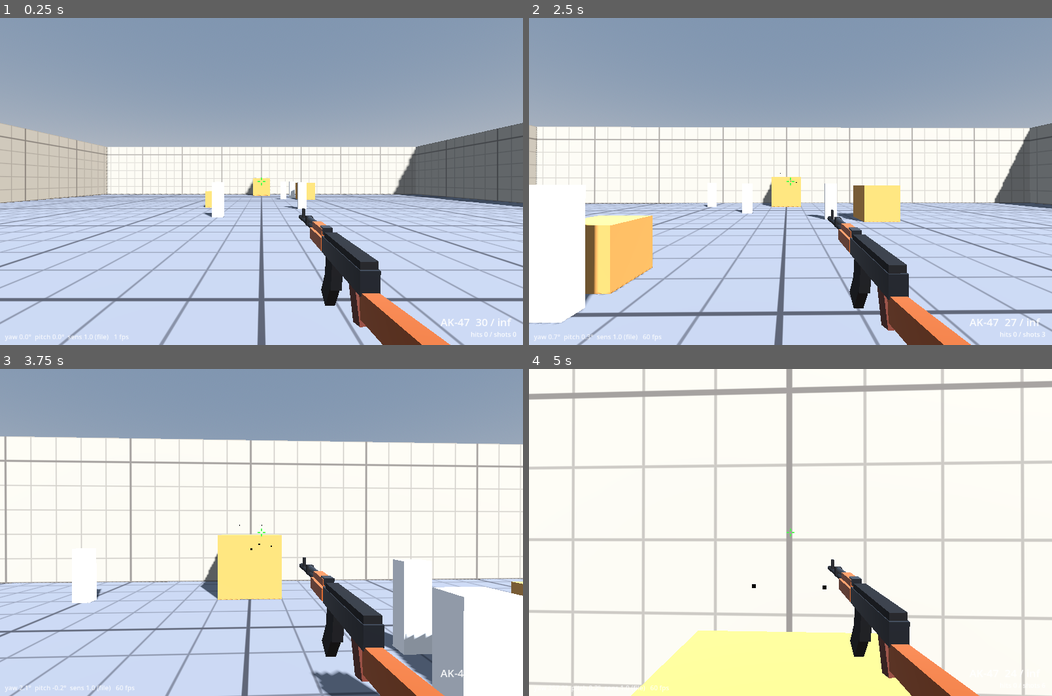
Above: before the commit, frames 1-4 (two rows, left to right).
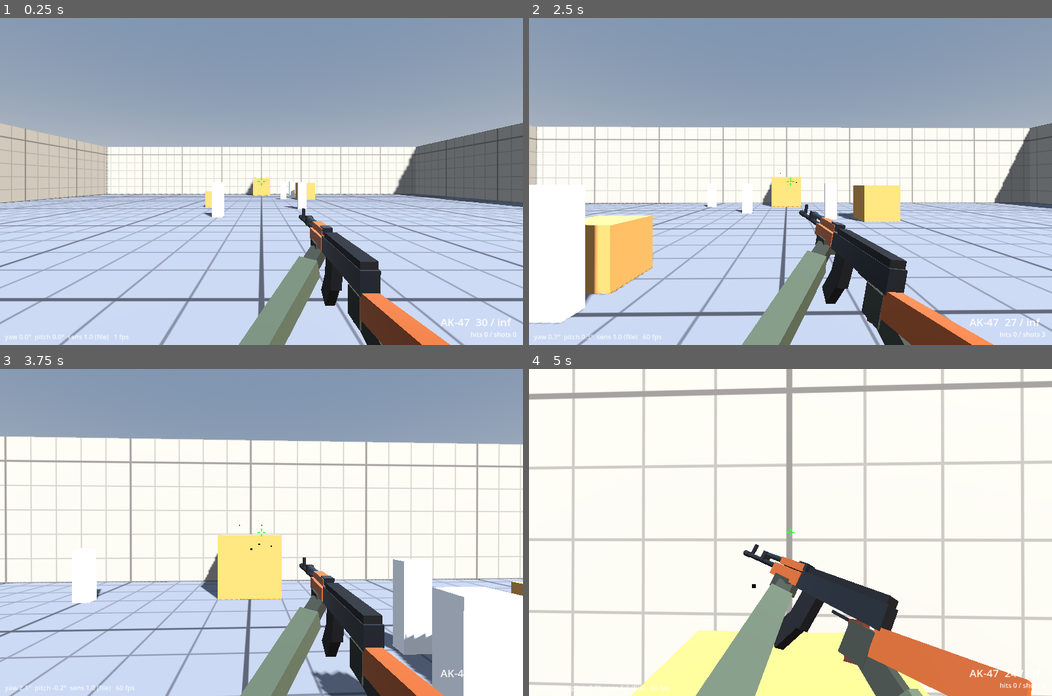
Above: after the commit, the same moments.

Repository: chang814/deploy-lab
Game: Godot game, scene res://scenes/main.tscn
The game is run twice, just before and just after one commit, with the same random seed, the same clock (stepped at 60 frames per second) and the same inputs.
Inputs (mouse positions are in pixels of both pictures, inside the frame that each line leads up to):
- Up to frame 1 (0.25 s): no input
- Up to frame 2 (2.5 s): tap Enter at 0.5 s; move the mouse to (816, 181) at 0.52 s; hold W from 0.53 s (still down); tap F at 0.6, 1.35, 2.3 s; click (816, 181) at 0.67 s; tap Space at 0.77, 1.52 s; move the mouse to (764, 181) at 1.27 s; click (764, 181) at 1.42 s; move the mouse to (800, 174) at 2.02 s; tap C at 2.1 s; click (800, 174) at 2.17 s
- Up to frame 3 (3.75 s): keep holding W; move the mouse to (256, 539) at 2.77 s; tap N at 2.85 s; click (256, 539) at 2.92 s; tap Space at 3.02 s; tap F at 3.05 s; move the mouse to (298, 535) at 3.52 s; tap Z at 3.6 s; click (298, 535) at 3.67 s
- Up to frame 4 (5 s): keep holding W; tap Space at 3.77, 4.52 s; tap F at 3.8, 4.55 s; move the mouse to (748, 529) at 4.27 s; tap Shift at 4.35 s; click (748, 529) at 4.42 s

The runs differ from the first frame. In frame 1, 2.4% of the frame differs, in the area x 45-74%, y 67-100%; in frame 2, 5.6%; in frame 3, 2.4%; in frame 4, 11%, in the area x 31-97%, y 53-100%.

Commit message:
feat(v0.2): knife light/heavy attacks and inspect; edge-leading slashes; profile-extruded knife; first-person arms
- Knife: left = alternating diagonal slashes with the edge leading the cut, right = stab with
  the point (alt_interval_s 1.0 s), F = inspect (also for guns), interrupted by firing/switching
- New knife model extruded from a 2D outline (clip point, curved edge, bright grind, finger grooves)
- Gloved hands and sleeves for rifle, pistol and knife
- WeaponState: optional right-click secondary attack (alt_interval_s); tests for timing and poses

Refs #41.
Agent: claude

Diff:
--- a/data/weapons/weapons.json
+++ b/data/weapons/weapons.json
@@ -16,6 +16,9 @@
 		"bob_x_m": 0.008,
 		"bob_y_m": 0.006,
 		"slash_s": 0.3,
+		"stab_s": 0.55,
+		"inspect_knife_s": 3.2,
+		"inspect_gun_s": 2.6,
 		"tracer_s": 0.06
 	},
 	"weapons": [
@@ -50,6 +53,7 @@
 			"automatic": true,
 			"magazine": 0,
 			"reload_s": 0.0,
+			"alt_interval_s": 1.0,
 			"range_m": 1.5
 		}
 	]
--- a/src/core/weapon_state.gd
+++ b/src/core/weapon_state.gd
@@ -13,6 +13,7 @@
 ## - 非自动武器每次开火后必须松开扳机才能再开；自动武器按 fire_interval_s 连发
 ## - 弹匣打空后扣扳机自动换弹；R 手动换弹（弹匣不满时）；备弹无限
 ## - magazine = 0 表示不用弹药（刀）
+## - alt_interval_s > 0 的武器有右键副攻击（刀的重击）：左键优先；副攻击与主攻击共用「下一次可攻击时刻」
 
 enum State { DRAWING, READY, RELOADING }
 
@@ -32,6 +33,8 @@
 var _trigger_released: bool = true
 var _pending_switch: String = "" # 本 tick 之前收到的切枪请求（下一个 tick 处理）
 var _pending_reload: bool = false
+## 最近一次 tick 开火时用的是不是副攻击（右键）
+var last_fire_alt: bool = false
 
 
 ## weapon_list：参数字典数组；start_id：开局手里的武器（立即可用，不需要拔出）。
@@ -92,8 +95,9 @@
 
 
 ## 推进一个 tick。trigger_held：这一 tick 扳机（左键）是否按着。返回这一 tick 是否开火。
-func tick(trigger_held: bool) -> bool:
+func tick(trigger_held: bool, alt_held: bool = false) -> bool:
 	now_s += tick_s
+	last_fire_alt = false
 	if not _pending_switch.is_empty():
 		_switch_to(_pending_switch)
 		_pending_switch = ""
@@ -110,6 +114,11 @@
 			_start_reload()
 	if not trigger_held:
 		_trigger_released = true
+	if state == State.READY and not trigger_held and alt_held and float(w.get("alt_interval_s", 0.0)) > 0.0 \
+			and now_s >= next_fire_s - EPS_S:
+		next_fire_s = now_s + float(w["alt_interval_s"])
+		last_fire_alt = true
+		return true
 	if state != State.READY or not trigger_held:
 		return false
 	if uses_ammo and ammo[current] <= 0:
--- a/src/game/viewmodels.gd
+++ b/src/game/viewmodels.gd
@@ -9,6 +9,21 @@
 const BLADE: Color = Color(0.78, 0.8, 0.83)
 const AK_WOOD: Color = Color(0.55, 0.27, 0.1)      # 上漆的桦木 / 胡桃木色
 const BAKELITE: Color = Color(0.32, 0.12, 0.06)    # 胶木（深红棕）
+const GLOVE: Color = Color(0.17, 0.18, 0.15)       # 战术手套
+const SLEEVE: Color = Color(0.27, 0.3, 0.24)       # 袖子
+
+
+## 手 + 前臂：hand_pos 为手掌中心，前臂从手腕向「下后方」伸出画面（arm_dir 为前臂方向的欧拉角，度）。
+static func _arm(parent: Node3D, hand_pos: Vector3, hand_size: Vector3, arm_rot_deg: Vector3) -> void:
+	var glove: StandardMaterial3D = _mat(GLOVE, 0.0, 0.85)
+	var sleeve: StandardMaterial3D = _mat(SLEEVE, 0.0, 0.9)
+	_box(parent, hand_size, hand_pos, glove)
+	var arm: Node3D = Node3D.new()
+	arm.position = hand_pos
+	arm.rotation_degrees = arm_rot_deg
+	parent.add_child(arm)
+	_box(arm, Vector3(0.05, 0.05, 0.09), Vector3(0, 0, 0.07), glove)       # 手腕 / 护腕
+	_box(arm, Vector3(0.07, 0.07, 0.4), Vector3(0, 0, 0.31), sleeve)      # 前臂（袖子）
 
 
 static func _mat(c: Color, metallic: float = 0.6, rough: float = 0.45) -> StandardMaterial3D:
@@ -47,6 +62,17 @@
 	return mi
 
 
+## 把 xy 平面上的轮廓挤出成厚度为 depth 的薄片：轮廓 x 轴对齐武器的前方（-Z），y 轴向上，厚度沿 X 居中。
+static func _prism(parent: Node3D, outline: PackedVector2Array, depth: float, mat: Material) -> void:
+	var p: CSGPolygon3D = CSGPolygon3D.new()
+	p.polygon = outline
+	p.depth = depth
+	p.material = mat
+	p.rotation_degrees = Vector3(0, 90, 0)   # 轮廓 x → -Z（前方），挤出方向 → X
+	p.position = Vector3(depth / 2.0, 0, 0)  # 厚度居中
+	parent.add_child(p)
+
+
 static func _muzzle(parent: Node3D, pos: Vector3) -> void:
 	var m: Marker3D = Marker3D.new()
 	m.name = "Muzzle"
@@ -82,20 +108,33 @@
 			_box(root, Vector3(0.03, 0.09, 0.038), Vector3(0, -0.045, 0.0), bakelite, Vector3(-18, 0, 0))  # 握把
 			_box(root, Vector3(0.04, 0.062, 0.22), Vector3(0, -0.012, 0.15), wood, Vector3(-7, 0, 0))       # 枪托（向后下倾）
 			_muzzle(root, Vector3(0, 0.036, -0.755))
+			_arm(root, Vector3(0.004, -0.045, 0.01), Vector3(0.05, 0.075, 0.065), Vector3(28, 8, 0))     # 右手握把
+			_arm(root, Vector3(-0.004, -0.012, -0.33), Vector3(0.06, 0.05, 0.08), Vector3(22, -38, 0))  # 左手托护木
 		"pistol":
 			_box(root, Vector3(0.035, 0.045, 0.19), Vector3(0, 0.04, -0.07), metal)          # 套筒
 			_box(root, Vector3(0.032, 0.03, 0.15), Vector3(0, 0.005, -0.05), dark)           # 枪身
 			_box(root, Vector3(0.03, 0.11, 0.045), Vector3(0, -0.05, 0.0), dark, Vector3(14, 0, 0))  # 握把
 			_muzzle(root, Vector3(0, 0.04, -0.17))
+			_arm(root, Vector3(0.002, -0.045, 0.005), Vector3(0.05, 0.075, 0.06), Vector3(26, 6, 0))     # 右手握把
+			_arm(root, Vector3(-0.03, -0.06, 0.02), Vector3(0.045, 0.06, 0.06), Vector3(24, -30, 0))     # 左手托底
 		"knife":
-			# 战术直刀：刀刃在下（-Y），刀背在上；刀尖用两段斜切的薄片收窄
-			var steel: StandardMaterial3D = _mat(BLADE, 0.9, 0.2)
-			_box(root, Vector3(0.005, 0.034, 0.15), Vector3(0, 0.012, -0.125), steel)                    # 刀身
-			_box(root, Vector3(0.005, 0.026, 0.05), Vector3(0, 0.006, -0.212), steel, Vector3(-16, 0, 0))  # 刀尖下斜（刃口上挑）
-			_box(root, Vector3(0.005, 0.014, 0.04), Vector3(0, 0.022, -0.222), steel, Vector3(14, 0, 0))   # 刀尖上斜（假刃）
-			_box(root, Vector3(0.0055, 0.004, 0.12), Vector3(0, 0.02, -0.12), _mat(DARK, 0.6, 0.4))        # 血槽
-			_box(root, Vector3(0.036, 0.016, 0.012), Vector3(0, 0.01, -0.046), metal)                     # 护手
-			_box(root, Vector3(0.024, 0.032, 0.1), Vector3(0, 0.006, 0.01), dark)                         # 刀柄
-			_box(root, Vector3(0.026, 0.026, 0.014), Vector3(0, 0.006, 0.066), metal)                     # 柄尾
-			_muzzle(root, Vector3(0, 0.01, -0.24))
+			# 战术直刀（原创造型）：用 2D 轮廓挤出成形。轮廓坐标 (x = 沿刀身向前, y = 向上)，单位米；
+			# 刀刃在下（-Y）、刀背在上；刃口带弧度上挑到刀尖，刀背前段斜切（clip point）
+			var steel: StandardMaterial3D = _mat(BLADE, 0.95, 0.18)
+			var bevel: StandardMaterial3D = _mat(Color(0.9, 0.92, 0.95), 1.0, 0.08)
+			var grip: StandardMaterial3D = _mat(Color(0.12, 0.13, 0.12), 0.0, 0.9)
+			_prism(root, PackedVector2Array([          # 刀身
+				Vector2(0.0, 0.016), Vector2(0.135, 0.016), Vector2(0.205, 0.003), Vector2(0.19, -0.004),
+				Vector2(0.165, -0.012), Vector2(0.12, -0.0165), Vector2(0.0, -0.0165)]), 0.0035, steel)
+			_prism(root, PackedVector2Array([          # 开刃磨面（沿刃口的一条亮带）
+				Vector2(0.008, -0.009), Vector2(0.12, -0.009), Vector2(0.162, -0.005), Vector2(0.19, 0.0),
+				Vector2(0.19, -0.004), Vector2(0.165, -0.012), Vector2(0.12, -0.0165), Vector2(0.008, -0.0165)]), 0.0042, bevel)
+			_prism(root, PackedVector2Array([          # 护手
+				Vector2(-0.006, 0.024), Vector2(0.004, 0.024), Vector2(0.004, -0.028), Vector2(-0.006, -0.028)]), 0.02, metal)
+			_prism(root, PackedVector2Array([          # 刀柄（带指凹）
+				Vector2(-0.006, 0.015), Vector2(-0.11, 0.013), Vector2(-0.12, 0.004), Vector2(-0.115, -0.014),
+				Vector2(-0.09, -0.016), Vector2(-0.075, -0.012), Vector2(-0.06, -0.017), Vector2(-0.045, -0.013),
+				Vector2(-0.03, -0.018), Vector2(-0.006, -0.017)]), 0.022, grip)
+			_muzzle(root, Vector3(0, 0.003, -0.205))
+			_arm(root, Vector3(0, 0.0, 0.05), Vector3(0.048, 0.056, 0.085), Vector3(30, 5, 0))       # 右手握刀柄
 	return root
--- a/src/game/weapon_controller.gd
+++ b/src/game/weapon_controller.gd
@@ -3,7 +3,7 @@
 ## 武器控制（v0.2）：挂在相机下。读输入 → 驱动 WeaponState（按物理 tick 推进）→ 表现。
 ## 暂停（鼠标未锁定）时不响应输入。
 ##
-## 输入：1 / 2 / 3 选槽位，Q 切到上一把，滚轮切换，左键开火（按住），R 换弹。
+## 输入：1 / 2 / 3 选槽位，Q 切到上一把，滚轮切换，左键开火（按住），右键刀重击，R 换弹，F 检视。
 ##
 ## 命中判定与 CS 一致：射线从屏幕中心（准星）射出。为了让画面和子弹方向对得上：
 ## - 枪管朝向「准星前方 converge_m 处」的那一点（参数见 data/weapons/weapons.json 的 viewmodel）（模型斜放在右下角，但枪口指向准星）
@@ -13,9 +13,9 @@
 ## 拔出（从下方带旋转升起）、换弹（下沉并侧倾）、刀的挥砍。
 
 const HIP_POS: Vector3 = Vector3(0.19, -0.2, -0.42)    # 枪械模型在相机空间里的位置
-const KNIFE_POS: Vector3 = Vector3(0.17, -0.16, -0.3)  # 刀的位置
-const KNIFE_ROT_DEG: Vector3 = Vector3(18.0, 12.0, -28.0)
-const KNIFE_SCALE: float = 1.25
+const KNIFE_POS: Vector3 = Vector3(0.17, -0.18, -0.38) # 刀的位置
+const KNIFE_ROT_DEG: Vector3 = Vector3(24.0, 10.0, -20.0)
+const KNIFE_SCALE: float = 1.0
 const VM_SCALE: float = 0.78
 
 @export var look_path: NodePath = ^"../.."
@@ -41,6 +41,10 @@
 var _bob_phase: float = 0.0
 var _slash_left_s: float = 0.0
 var _slash_dir: float = 1.0
+var _alt_trigger: bool = false
+var _alt_press_queued: bool = false
+var _stab_left_s: float = 0.0
+var _inspect_left_s: float = 0.0
 
 
 func _ready() -> void:
@@ -98,6 +102,7 @@
 			KEY_3: state.request_slot(3)
 			KEY_Q: state.request_quick_switch()
 			KEY_R: state.request_reload()
+			KEY_F: start_inspect()
 	elif event is InputEventMouseButton:
 		var mb: InputEventMouseButton = event
 		match mb.button_index:
@@ -107,6 +112,10 @@
 					_press_queued = true
 				else:
 					_release_seen = true
+			MOUSE_BUTTON_RIGHT:
+				_alt_trigger = mb.pressed
+				if mb.pressed:
+					_alt_press_queued = true
 			MOUSE_BUTTON_WHEEL_DOWN:
 				if mb.pressed:
 					state.request_wheel(1)
@@ -126,10 +135,13 @@
 	if not _active():
 		_trigger = false
 		_press_queued = false
+		_alt_trigger = false
+		_alt_press_queued = false
 	if _release_seen:
 		state.release_trigger()
-	var fired: bool = state.tick(_trigger or _press_queued)
+	var fired: bool = state.tick(_trigger or _press_queued, _alt_trigger or _alt_press_queued)
 	_press_queued = false
+	_alt_press_queued = false
 	_release_seen = false
 	if fired:
 		_on_fire()
@@ -188,15 +200,28 @@
 		anim_pos = Vector3(0.0, -0.08 * dip, 0.0)
 		anim_rot = Vector3(-10.0 * dip, 0.0, 28.0 * dip)
 
-	# 刀挥砍
+	# 刀：轻击（左右交替的斜劈）、重击（蓄力后前刺）；检视（F）
 	var slash_rot: Vector3 = Vector3.ZERO
 	var slash_pos: Vector3 = Vector3.ZERO
 	if _slash_left_s > 0.0:
 		_slash_left_s = maxf(_slash_left_s - dt_s, 0.0)
 		var s: float = 1.0 - _slash_left_s / maxf(vm["slash_s"], 1e-6)
-		var arc: float = sin(PI * s)
-		slash_rot = Vector3(-25.0 * arc, 55.0 * (s - 0.5) * 2.0 * _slash_dir * arc, 30.0 * arc * _slash_dir)
-		slash_pos = Vector3(-0.12 * arc * _slash_dir, 0.03 * arc, -0.08 * arc)
+		var pose: Array = slash_pose(s, _slash_dir)
+		slash_pos = pose[0]
+		slash_rot = pose[1]
+	elif _stab_left_s > 0.0:
+		_stab_left_s = maxf(_stab_left_s - dt_s, 0.0)
+		var pose: Array = stab_pose(1.0 - _stab_left_s / maxf(vm["stab_s"], 1e-6))
+		slash_pos = pose[0]
+		slash_rot = pose[1]
+	if state.state != WeaponState.State.READY:
+		_inspect_left_s = 0.0
+	if _inspect_left_s > 0.0:
+		_inspect_left_s = maxf(_inspect_left_s - dt_s, 0.0)
+		var total_s: float = vm["inspect_knife_s"] if is_knife else vm["inspect_gun_s"]
+		var pose: Array = inspect_pose(1.0 - _inspect_left_s / maxf(total_s, 1e-6), is_knife)
+		slash_pos += pose[0]
+		slash_rot += pose[1]
 
 	var base_pos: Vector3 = KNIFE_POS if is_knife else HIP_POS
 	var base_basis: Basis = Basis.from_euler(KNIFE_ROT_DEG * PI / 180.0) if is_knife else aim_basis(vm["converge_m"])
@@ -219,13 +244,82 @@
 		(_models[k] as Node3D).visible = k == id
 	_shown = id
 	_slash_left_s = 0.0
+	_stab_left_s = 0.0
+	_inspect_left_s = 0.0
+
+
+## 检视（F）：就绪时开始；开火、切枪、换弹都会打断。
+func start_inspect() -> void:
+	if cfg == null or not state.is_ready() or _slash_left_s > 0.0 or _stab_left_s > 0.0:
+		return
+	var is_knife: bool = int(state.weapons[state.current]["magazine"]) == 0
+	_inspect_left_s = cfg.viewmodel["inspect_knife_s"] if is_knife else cfg.viewmodel["inspect_gun_s"]
+
+
+## 关键帧插值：keys = [[t, 位置, 旋转(度)], …]，t 从 0 到 1 递增；段内用 smoothstep。返回 [位置, 旋转]。
+static func keyframes(p: float, keys: Array) -> Array:
+	p = clampf(p, 0.0, 1.0)
+	for i: int in range(1, keys.size()):
+		if p <= float(keys[i][0]):
+			var a: Array = keys[i - 1]
+			var b: Array = keys[i]
+			var u: float = smoothstep(0.0, 1.0, (p - float(a[0])) / maxf(float(b[0]) - float(a[0]), 1e-6))
+			return [(a[1] as Vector3).lerp(b[1], u), (a[2] as Vector3).lerp(b[2], u)]
+	return [keys[-1][1], keys[-1][2]]
+
+
+## 轻击：用刀刃切。dir = 1 正手从右上劈到左下，刃口（模型 -Y）转向左下（绕刀身轴 -45°）；
+## dir = -1 反手翻腕，刃口转向右上（+135°），从左下划回右上。首尾回到持刀姿势。
+static func slash_pose(s: float, dir: float) -> Array:
+	var roll: float = -45.0 if dir > 0.0 else 135.0
+	return keyframes(s, [
+		[0.0, Vector3.ZERO, Vector3.ZERO],
+		[0.18, Vector3(0.09 * dir, 0.07 * dir, 0.02), Vector3(10.0 * dir, -18.0 * dir, roll)],
+		[0.6, Vector3(-0.15 * dir, -0.08 * dir, -0.1), Vector3(-15.0 * dir, 30.0 * dir, roll)],
+		[1.0, Vector3.ZERO, Vector3.ZERO],
+	])
+
+
+## 重击：向后蓄力，再向前猛刺，收回。
+static func stab_pose(s: float) -> Array:
+	return keyframes(s, [
+		[0.0, Vector3.ZERO, Vector3.ZERO],
+		[0.35, Vector3(0.02, 0.04, 0.08), Vector3(-10.0, -8.0, 20.0)],
+		[0.55, Vector3(-0.08, 0.04, -0.24), Vector3(-26.0, 12.0, 20.0)],
+		[0.7, Vector3(-0.08, 0.04, -0.24), Vector3(-26.0, 12.0, 20.0)],
+		[1.0, Vector3.ZERO, Vector3.ZERO],
+	])
+
+
+## 检视：刀拿到面前亮出刀面，翻到另一面，再收回；枪侧过来展示右侧，再收回。
+static func inspect_pose(p: float, is_knife: bool) -> Array:
+	if is_knife:
+		return keyframes(p, [
+			[0.0, Vector3.ZERO, Vector3.ZERO],
+			[0.15, Vector3(-0.08, 0.05, -0.05), Vector3(-15.0, 60.0, -10.0)],
+			[0.45, Vector3(-0.08, 0.05, -0.05), Vector3(-10.0, 72.0, -10.0)],
+			[0.6, Vector3(-0.07, 0.06, -0.05), Vector3(-10.0, 72.0, 170.0)],
+			[0.85, Vector3(-0.07, 0.06, -0.05), Vector3(-15.0, 68.0, 180.0)],
+			[1.0, Vector3.ZERO, Vector3(0.0, 0.0, 360.0)],
+		])
+	return keyframes(p, [
+		[0.0, Vector3.ZERO, Vector3.ZERO],
+		[0.2, Vector3(-0.06, 0.04, 0.03), Vector3(5.0, 35.0, -30.0)],
+		[0.75, Vector3(-0.06, 0.05, 0.03), Vector3(8.0, 40.0, -35.0)],
+		[1.0, Vector3.ZERO, Vector3.ZERO],
+	])
 
 
 func _on_fire() -> void:
 	shots += 1
 	var is_knife: bool = int(state.weapons[state.current]["magazine"]) == 0
-	if is_knife:
+	_inspect_left_s = 0.0
+	if is_knife and state.last_fire_alt:
+		_stab_left_s = cfg.viewmodel["stab_s"]
+		_slash_left_s = 0.0
+	elif is_knife:
 		_slash_left_s = cfg.viewmodel["slash_s"]
+		_stab_left_s = 0.0
 		_slash_dir = -_slash_dir
 	else:
 		_kick = cfg.viewmodel["kick_m"]
--- a/src/input/weapon_config.gd
+++ b/src/input/weapon_config.gd
@@ -5,7 +5,8 @@
 const DEFAULT_PATH: String = "res://data/weapons/weapons.json"
 const VIEWMODEL_KEYS: PackedStringArray = [
 	"draw_drop_m", "kick_m", "kick_return_per_s", "kick_pitch_deg_per_m", "flash_s", "converge_m",
-	"sway_deg_per_deg", "sway_max_deg", "sway_return_per_s", "bob_freq_per_m", "bob_x_m", "bob_y_m", "slash_s", "tracer_s",
+	"sway_deg_per_deg", "sway_max_deg", "sway_return_per_s", "bob_freq_per_m", "bob_x_m", "bob_y_m", "slash_s", "tracer_s", "stab_s",
+	"inspect_knife_s", "inspect_gun_s",
 ]
 const NUM_KEYS: PackedStringArray = ["slot", "draw_s", "fire_interval_s", "magazine", "reload_s", "range_m"]
 
@@ -52,6 +53,10 @@
 			if typeof(wd.get(key)) not in [TYPE_INT, TYPE_FLOAT] or not is_finite(float(wd[key])) or float(wd[key]) < 0.0:
 				c.error = "%s 的 %s 必须是有限的非负数" % [wd["id"], key]
 				return c
+		if wd.has("alt_interval_s") and (typeof(wd["alt_interval_s"]) not in [TYPE_INT, TYPE_FLOAT] \
+				or not is_finite(float(wd["alt_interval_s"])) or float(wd["alt_interval_s"]) < 0.0):
+			c.error = "%s 的 alt_interval_s 必须是有限的非负数" % wd["id"]
+			return c
 		if typeof(wd.get("automatic")) != TYPE_BOOL:
 			c.error = "%s 的 automatic 必须是 true / false" % wd["id"]
 			return c
--- a/tests/unit/test_weapon_state.gd
+++ b/tests/unit/test_weapon_state.gd
@@ -12,6 +12,7 @@
 	_test_fire_modes()
 	_test_ammo_and_reload()
 	_test_knife()
+	_test_knife_animation_poses()
 	_test_scene_wiring()
 
 
@@ -184,6 +185,39 @@
 			count += 1
 	ok("刀按住每 0.4 s 挥一次（1 s 内 3 次），实际 %d" % count, count == 3)
 	ok("刀不消耗弹药", s.ammo["knife"] == 0 and s.is_ready())
+	# 右键重击：每 1.0 s 一次，并标记为副攻击
+	var h: WeaponState = _make("knife")
+	var heavy: Array[int] = []
+	for i: int in range(1, 130):
+		if h.tick(false, true):
+			ok("重击标记为副攻击", h.last_fire_alt)
+			heavy.append(i)
+	ok("重击每 1.0 s（64 tick）一次：%s" % str(heavy), heavy == [1, 65, 129])
+	# 左右键同时按：左键优先
+	var both: WeaponState = _make("knife")
+	ok("左右键同时按时轻击优先", both.tick(true, true) and not both.last_fire_alt)
+	# 枪没有副攻击
+	var gun: WeaponState = _make("rifle")
+	var gun_alt: bool = false
+	for i: int in 64:
+		gun_alt = gun_alt or gun.tick(false, true)
+	ok("步枪右键不开火", not gun_alt)
+
+
+func _test_knife_animation_poses() -> void:
+	# 轻击 / 重击 / 检视的姿势首尾都回到持刀姿势；轻击左右交替方向相反
+	for pose: Array in [WeaponController.slash_pose(0.0, 1.0), WeaponController.slash_pose(1.0, 1.0),
+			WeaponController.stab_pose(0.0), WeaponController.stab_pose(1.0)]:
+		ok("动作首尾回到原位", (pose[0] as Vector3).is_zero_approx() and (pose[1] as Vector3).is_zero_approx())
+	var right: Array = WeaponController.slash_pose(0.2, 1.0)
+	var left: Array = WeaponController.slash_pose(0.2, -1.0)
+	ok("正手从右上起刀", (right[0] as Vector3).x > 0.0 and (right[0] as Vector3).y > 0.0)
+	ok("反手方向相反", is_equal_approx((left[0] as Vector3).x, -(right[0] as Vector3).x))
+	var thrust: Array = WeaponController.stab_pose(0.6)
+	ok("重击中段向前刺出（-Z）", (thrust[0] as Vector3).z < -0.2)
+	var ins_end: Array = WeaponController.inspect_pose(1.0, true)
+	ok("刀检视结束位置回到原位", (ins_end[0] as Vector3).is_zero_approx())
+	ok("刀检视中途翻面", absf((WeaponController.inspect_pose(0.7, true)[1] as Vector3).z) > 150.0)
 
 
 func _click(wc: WeaponController, pressed: bool) -> void:
@@ -228,6 +262,29 @@
 	ok("暂停时不开火", not wc.physics_step())
 	look.captured = true
 	ok("恢复后不会补开暂停时的那一下", not wc.physics_step())
+	# 检视：就绪时 F 开始，开火打断
+	_click(wc, false)
+	for i: int in 30:
+		wc.physics_step()
+	wc.start_inspect()
+	ok("就绪时可以检视", wc._inspect_left_s > 0.0)
+	_click(wc, true)
+	for i: int in 20:
+		wc.physics_step()
+	ok("开火打断检视", wc._inspect_left_s == 0.0)
+	_click(wc, false)
+	# 刀：右键重击触发前刺动画
+	wc.state.request_slot(3)
+	for i: int in 70:
+		wc.physics_step()
+	var rmb: InputEventMouseButton = InputEventMouseButton.new()
+	rmb.button_index = MOUSE_BUTTON_RIGHT
+	rmb.pressed = true
+	wc._unhandled_input(rmb)
+	ok("刀右键重击", wc.physics_step() and wc.state.last_fire_alt)
+	ok("重击触发前刺动画", wc._stab_left_s > 0.0 and wc._slash_left_s == 0.0)
+	rmb.pressed = false
+	wc._unhandled_input(rmb)
 
 
 func _test_scene_wiring() -> void:
Not shown, changed: CHANGELOG.md
